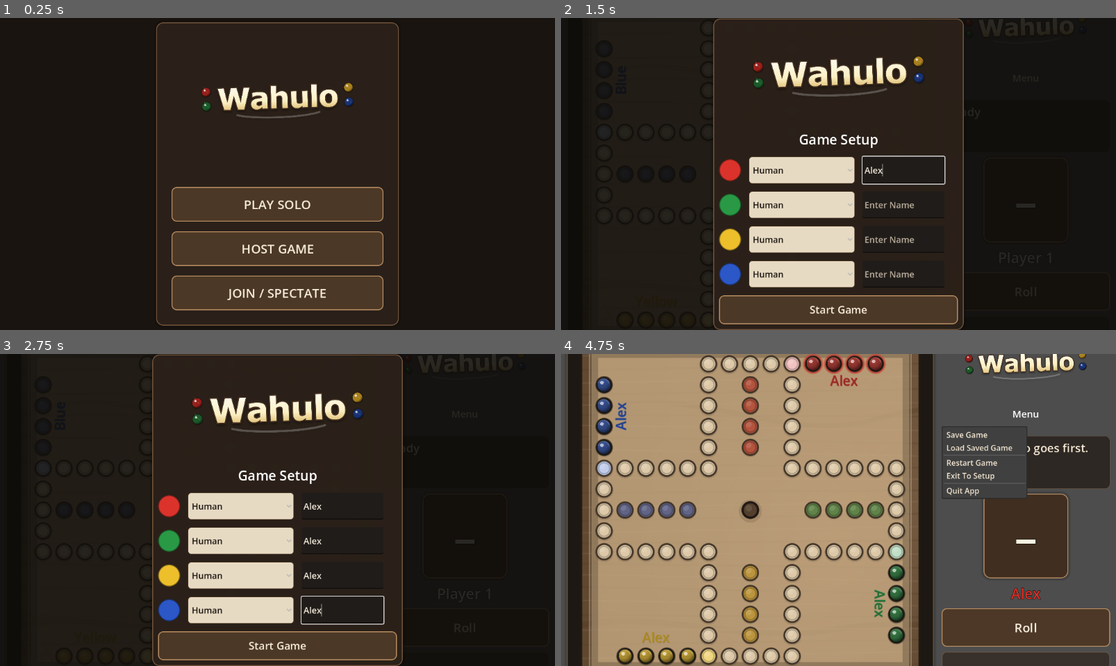
Above: before the commit, frames 1-4 (two rows, left to right).
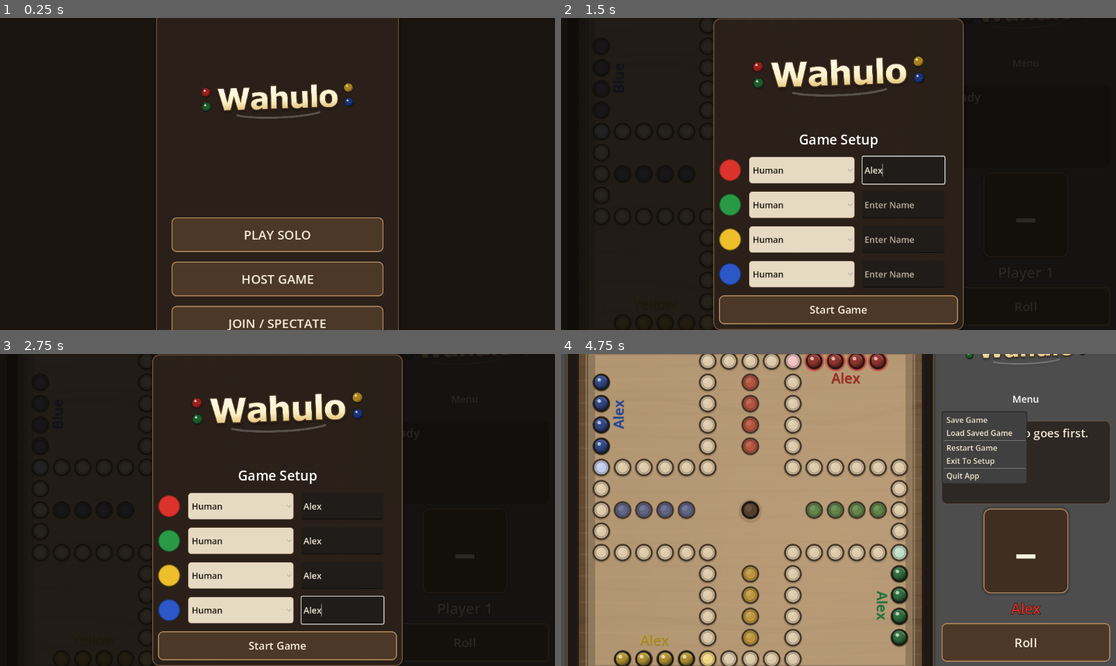
Above: after the commit, the same moments.

Repository: ItsTheMcCoy/wahoo-app
Game: Godot game, scene res://scenes/HomeScreen.tscn
Two runs of this game, one before a commit and one after it. Both use one fixed random seed, a clock stepped at 60 frames per second and the inputs below.
Inputs (mouse positions are in pixels of both pictures, inside the frame that each line leads up to):
- Up to frame 1 (0.25 s): no input
- Up to frame 2 (1.5 s): click "PLAY SOLO" at 0.5 s; click (905, 170) at 1.27 s; type "Alex" at 1.35 s
- Up to frame 3 (2.75 s): click (344, 541) at 1.5 s; type "Alex" at 1.58 s; click (344, 575) at 1.73 s; type "Alex" at 1.82 s; click (344, 609) at 2.02 s; type "Alex" at 2.1 s
- Up to frame 4 (4.75 s): click "Roll" at 2.75 s; click "Start Game" at 3.5 s; click "Menu" at 4.25 s

The runs differ from the first frame. In frame 1, 13% of the frame differs, in the area x 28-72%, y 0-100%; in frame 2, less than 0.1%; in frame 3, less than 0.1%; in frame 4, 22%, in the area x 3-99%, y 0-100%.

Commit message:
Polish web multiplayer UX and remove move hints

Diff:
--- a/godot/scenes/HomeScreen.tscn
+++ b/godot/scenes/HomeScreen.tscn
@@ -36,7 +36,7 @@
 
 [node name="BrandTitle" type="TextureRect" parent="MainCenter/HomePanel/Content"]
 layout_mode = 2
-custom_minimum_size = Vector2(0, 250)
+custom_minimum_size = Vector2(0, 375)
 expand_mode = 1
 stretch_mode = 5
 
--- a/godot/scenes/Lobby.tscn
+++ b/godot/scenes/Lobby.tscn
@@ -41,7 +41,7 @@
 
 [node name="BrandTitle" type="TextureRect" parent="ScrollContainer/Center/LobbyPanel/Content"]
 layout_mode = 2
-custom_minimum_size = Vector2(0, 130)
+custom_minimum_size = Vector2(0, 195)
 expand_mode = 1
 stretch_mode = 5
 
@@ -126,7 +126,7 @@
 
 [node name="ChatLog" type="RichTextLabel" parent="ScrollContainer/Center/LobbyPanel/Content/ChatSection"]
 layout_mode = 2
-custom_minimum_size = Vector2(0, 140)
+custom_minimum_size = Vector2(0, 192)
 bbcode_enabled = true
 fit_content = false
 scroll_active = true
--- a/godot/scenes/Main.tscn
+++ b/godot/scenes/Main.tscn
@@ -61,7 +61,7 @@
 
 [node name="Status" type="RichTextLabel" parent="Root/SidePanel"]
 layout_mode = 2
-custom_minimum_size = Vector2(0, 110)
+custom_minimum_size = Vector2(0, 172)
 bbcode_enabled = true
 fit_content = false
 scroll_active = true
@@ -102,6 +102,34 @@
 disabled = true
 text = "End Turn"
 theme_override_font_sizes/font_size = 26
+
+[node name="ChatSection" type="VBoxContainer" parent="Root/SidePanel"]
+layout_mode = 2
+visible = false
+theme_override_constants/separation = 8
+
+[node name="ChatLog" type="RichTextLabel" parent="Root/SidePanel/ChatSection"]
+layout_mode = 2
+custom_minimum_size = Vector2(0, 150)
+bbcode_enabled = true
+fit_content = false
+scroll_active = true
+
+[node name="ChatInputRow" type="HBoxContainer" parent="Root/SidePanel/ChatSection"]
+layout_mode = 2
+theme_override_constants/separation = 8
+
+[node name="ChatInput" type="LineEdit" parent="Root/SidePanel/ChatSection/ChatInputRow"]
+layout_mode = 2
+size_flags_horizontal = 3
+custom_minimum_size = Vector2(0, 48)
+placeholder_text = "Type a message..."
+max_length = 140
+
+[node name="ChatSendBtn" type="Button" parent="Root/SidePanel/ChatSection/ChatInputRow"]
+layout_mode = 2
+custom_minimum_size = Vector2(60, 48)
+text = "→"
 
 [node name="WinOverlay" type="ColorRect" parent="."]
 visible = false
--- a/godot/scripts/lobby.gd
+++ b/godot/scripts/lobby.gd
@@ -125,6 +125,12 @@
 		return String(BUILTIN_PROFILE_LABELS[profile_key])
 	return _titleize_profile_name(profile_key)
 
+func _format_ai_profile_label(label: String) -> String:
+	var trimmed := label.strip_edges()
+	if trimmed.to_lower().ends_with(" ai"):
+		return trimmed
+	return trimmed + " AI"
+
 func _rebuild_ai_profile_catalog() -> void:
 	var config := _load_profiles_manager_config()
 	var disabled: Dictionary = {}
@@ -276,7 +282,7 @@
 			"ai":
 				var profile: String = str(seat.get("aiProfile", ""))
 				var label: String = str(_ai_profile_labels.get(profile, _titleize_profile_name(profile)))
-				name_lbl.text = label + " AI"
+				name_lbl.text = _format_ai_profile_label(label)
 				name_lbl.add_theme_color_override("font_color", Color(0.72, 0.66, 0.58))
 			_:
 				name_lbl.text = "[Waiting...]"
@@ -321,7 +327,7 @@
 		for j in range(_ai_profile_order.size()):
 			var profile_key: String = _ai_profile_order[j]
 			var label: String = str(_ai_profile_labels.get(profile_key, _titleize_profile_name(profile_key)))
-			opt.add_item(label + " AI", j + 1)
+			opt.add_item(_format_ai_profile_label(label), j + 1)
 
 		var current_profile: String = str(seat.get("aiProfile", ""))
 		if seat_type == "ai" and not current_profile.is_empty():
@@ -404,6 +410,7 @@
 	Network.ctx["my_seat"]        = _my_seat
 	Network.ctx["my_name"]        = _my_name
 	Network.ctx["role"]           = _role
+	Network.ctx["awaiting_opening_roll"] = bool(payload.get("awaitingOpeningRoll", false))
 	Network.ctx["opening_roll_rounds"] = payload.get("openingRollRounds", [])
 	get_tree().change_scene_to_file("res://scenes/Main.tscn")
 
--- a/godot/scripts/main.gd
+++ b/godot/scripts/main.gd
@@ -50,6 +50,10 @@
 @onready var _status: RichTextLabel = $Root/SidePanel/Status
 @onready var _roll_button: Button = $Root/SidePanel/RollButton
 @onready var _end_turn_button: Button = $Root/SidePanel/EndTurnButton
+@onready var _chat_section: VBoxContainer = $Root/SidePanel/ChatSection
+@onready var _chat_log: RichTextLabel = $Root/SidePanel/ChatSection/ChatLog
+@onready var _chat_input: LineEdit = $Root/SidePanel/ChatSection/ChatInputRow/ChatInput
+@onready var _chat_send_btn: Button = $Root/SidePanel/ChatSection/ChatInputRow/ChatSendBtn
 @onready var _win_overlay: ColorRect = $WinOverlay
 @onready var _win_brand_title: TextureRect = $WinOverlay/WinPanel/WinContent/BrandTitle
 @onready var _win_title: Label = $WinOverlay/WinPanel/WinContent/WinTitle
@@ -93,11 +97,14 @@
 var _is_multiplayer := false
 var _mp_role := ""     # "host" | "player" | "spectator"
 var _mp_my_seat := -1
+var _mp_waiting_for_opening_roll := false
 
 func _ready() -> void:
 	_rng.randomize()
 	_roll_button.pressed.connect(_on_roll_pressed)
 	_end_turn_button.pressed.connect(_on_end_turn_pressed)
+	_chat_send_btn.pressed.connect(_on_chat_send)
+	_chat_input.text_submitted.connect(func(_t): _on_chat_send())
 	_new_game_button.pressed.connect(_on_new_game_from_win)
 	_board.move_selected.connect(_on_board_move_selected)
 	_start_button.pressed.connect(_on_start_pressed)
@@ -113,6 +120,7 @@
 	_refresh_setup_name_fields()
 	_board.modulate = Color(1.0, 1.0, 1.0, 0.96)
 	_status.scroll_following = true
+	_chat_section.visible = false
 	if Network.ctx.has("game_state"):
 		_enter_multiplayer_mode()
 	else:
@@ -301,6 +309,17 @@
 	_status.add_theme_constant_override("outline_size", 1)
 	_status.add_theme_color_override("font_outline_color", Color(0.08, 0.06, 0.04, 0.90))
 
+	var chat_style := status_style.duplicate()
+	chat_style.content_margin_left = 8
+	chat_style.content_margin_top = 6
+	chat_style.content_margin_right = 8
+	chat_style.content_margin_bottom = 6
+	_chat_log.add_theme_stylebox_override("normal", chat_style)
+	_chat_log.add_theme_color_override("default_color", Color(0.92, 0.87, 0.78))
+	_chat_log.add_theme_font_size_override("normal_font_size", 18)
+	_chat_input.add_theme_color_override("font_color", Color(0.95, 0.92, 0.86))
+	_chat_input.add_theme_color_override("font_placeholder_color", Color(0.62, 0.58, 0.52))
+
 	_turn_label.add_theme_color_override("font_color", Color(0.98, 0.95, 0.88))
 	_turn_label.add_theme_color_override("font_outline_color", Color(0.08, 0.06, 0.05, 0.92))
 	_turn_label.add_theme_constant_override("outline_size", 3)
@@ -344,6 +363,7 @@
 	var action_buttons: Array = [
 		_roll_button,
 		_end_turn_button,
+		_chat_send_btn,
 		_new_game_button,
 		_start_button,
 		_game_menu_button,
@@ -573,7 +593,7 @@
 	await _play_roll_visual(roll)
 	var player := _state.current_player
 	var legal := WahooRules.legal_moves(_state, player, roll)
-	var line := "%s rolled %d\n%s" % [_player_label(player), roll, _legal_moves_status_text(legal)]
+	var line := "%s rolled %d" % [_player_label(player), roll]
 	if legal.size() > 0:
 		_pending_moves = legal.duplicate(true)
 		_pending_roll = roll
@@ -668,7 +688,7 @@
 	var player := _state.current_player
 	var legal := WahooRules.legal_moves(_state, player, roll)
 	var label := _player_label(player) + " (AI)"
-	var line := "%s rolled %d\n%s" % [label, roll, _legal_moves_status_text(legal)]
+	var line := "%s rolled %d" % [label, roll]
 
 	if legal.is_empty():
 		if roll != 6:
@@ -859,20 +879,8 @@
 	_win_subtitle.text = "Game finished on turn %d" % _turn_number
 	_win_overlay.visible = true
 
-func _legal_moves_status_text(legal: Array) -> String:
-	if legal.is_empty():
-		return "No legal moves"
-
-	var all_exit_base := true
-	for move in legal:
-		if String(move.get("kind", "")) != "exit_base":
-			all_exit_base = false
-			break
-
-	if all_exit_base:
-		return "Exit base available"
-
-	return "Legal moves found: %d" % legal.size()
+func _legal_moves_status_text(_legal: Array) -> String:
+	return ""
 
 func _build_smoke_summary() -> String:
 	var result := WahooRulesSmoke.run()
@@ -888,7 +896,16 @@
 func _setup_game_menu() -> void:
 	var popup := _game_menu_button.get_popup()
 	popup.clear()
-	popup.id_pressed.connect(_on_game_menu_id_pressed)
+	if not popup.id_pressed.is_connected(_on_game_menu_id_pressed):
+		popup.id_pressed.connect(_on_game_menu_id_pressed)
+	if OS.has_feature("web"):
+		if _is_multiplayer:
+			popup.add_item("Leave Match", MENU_EXIT_TO_SETUP)
+		else:
+			popup.add_item("New Game", MENU_RESTART_GAME)
+			popup.add_item("Return Home", MENU_EXIT_TO_SETUP)
+		return
+
 	popup.add_item("Save Game", MENU_SAVE_GAME)
 	popup.add_item("Load Saved Game", MENU_LOAD_GAME)
 	popup.add_separator()
@@ -1022,6 +1039,8 @@
 	_is_multiplayer = true
 	_mp_role    = str(Network.ctx.get("role", "spectator"))
 	_mp_my_seat = int(Network.ctx.get("my_seat", -1))
+	_mp_waiting_for_opening_roll = bool(Network.ctx.get("awaiting_opening_roll", false))
+	_setup_game_menu()
 
 	var seats: Array = Network.ctx.get("seats", [])
 	for i in range(4):
@@ -1047,9 +1066,13 @@
 	_board.clear_legal_moves()
 	_die_label.text = "–"
 	_turn_number = 1
+	_chat_section.visible = true
+	_chat_log.clear()
+	_chat_input.text = ""
 
 	Network.roll_result.connect(_mp_on_roll_result)
 	Network.state_update.connect(_mp_on_state_update)
+	Network.chat_received.connect(_mp_on_chat_received)
 	Network.game_over_received.connect(_mp_on_game_over)
 	Network.player_disconnected.connect(_mp_on_player_disconnected)
 	Network.player_reconnected.connect(_mp_on_player_reconnected)
@@ -1104,6 +1127,18 @@
 	_pending_moves = []
 	_pending_roll = null
 
+	if _mp_waiting_for_opening_roll:
+		if _mp_role == "host":
+			_set_status_text("Opening roll phase - click Roll to determine who starts.")
+			_set_roll_ready(true)
+		elif _mp_role == "spectator":
+			_set_status_text("Spectating - waiting for host to roll for opening player...")
+			_set_roll_ready(false)
+		else:
+			_set_status_text("Waiting for host to roll for opening player...")
+			_set_roll_ready(false)
+		return
+
 	var is_ai_seat: bool = (_seat_types[player] != "human")
 	var is_my_turn: bool = (_mp_role != "spectator" and player == _mp_my_seat)
 	var host_acts: bool  = (_mp_role == "host" and is_ai_seat)
@@ -1131,7 +1166,7 @@
 	await _play_roll_visual(roll)
 
 	var label: String = _player_label(player) + (" (AI)" if is_ai else "")
-	var line: String  = "%s rolled %d\n%s" % [label, roll, _legal_moves_status_text(legal_raw)]
+	var line: String  = "%s rolled %d" % [label, roll]
 
 	if legal_raw.is_empty():
 		_render_status(line + "\nNo legal moves — advancing...")
@@ -1155,15 +1190,44 @@
 	var gs: Dictionary    = payload.get("gameState", {})
 	var current_player    := int(payload.get("currentPlayer", 0))
 	var no_legal: bool    = bool(payload.get("noLegalMoves", false))
+	var opening_resolved: bool = bool(payload.get("openingResolved", false))
+	var opening_rounds: Array = payload.get("openingRollRounds", [])
 
 	_state = _mp_deserialize_state(gs)
 	_die_label.text = "–"
+	if opening_resolved:
+		_mp_waiting_for_opening_roll = false
 
 	if no_legal:
 		_set_status_text("No legal moves — %s's turn" % _player_label(current_player))
 
 	_turn_number += 1
 	_mp_set_turn(current_player)
+	if opening_resolved:
+		var summary := _mp_format_opening_roll_summary(opening_rounds)
+		if not summary.is_empty():
+			_set_status_text(summary + "\n\n" + _status.text)
+
+func _mp_on_chat_received(payload: Dictionary) -> void:
+	if not _is_multiplayer:
+		return
+	var sender: String = str(payload.get("senderName", "?"))
+	var text: String = str(payload.get("text", ""))
+	var sender_type: String = str(payload.get("senderType", "player"))
+	if sender_type == "spectator":
+		_chat_log.append_text("[color=#a09080]👁 %s:[/color] %s\n" % [sender.xml_escape(), text.xml_escape()])
+	else:
+		_chat_log.append_text("[color=#d8c090]%s:[/color] %s\n" % [sender.xml_escape(), text.xml_escape()])
+
+func _on_chat_send() -> void:
+	if not _is_multiplayer:
+		return
+	var text := _chat_input.text.strip_edges()
+	if text.is_empty():
+		return
+	Network.send_chat_message(text)
+	_chat_input.text = ""
+	_chat_input.grab_focus()
 
 func _mp_on_game_over(payload: Dictionary) -> void:
 	_game_over = true
@@ -1209,6 +1273,7 @@
 	var pairs := [
 		[Network.roll_result,              Callable(self, "_mp_on_roll_result")],
 		[Network.state_update,             Callable(self, "_mp_on_state_update")],
+		[Network.chat_received,            Callable(self, "_mp_on_chat_received")],
 		[Network.game_over_received,       Callable(self, "_mp_on_game_over")],
 		[Network.player_disconnected,      Callable(self, "_mp_on_player_disconnected")],
 		[Network.player_reconnected,       Callable(self, "_mp_on_player_reconnected")],
Not shown, added: godot/build/web/index.apple-touch-icon.png~RF1ed65130.TMP
Not shown, changed: godot/build/web/index.html
Not shown, added: godot/build/web/index.html~RF1ed65017.TMP
Not shown, changed: godot/build/web/index.pck
Not shown, changed: godot/custom_html_shell.html
Not shown, changed: server/rooms.js
Not shown, changed: server/test/rooms.test.js
